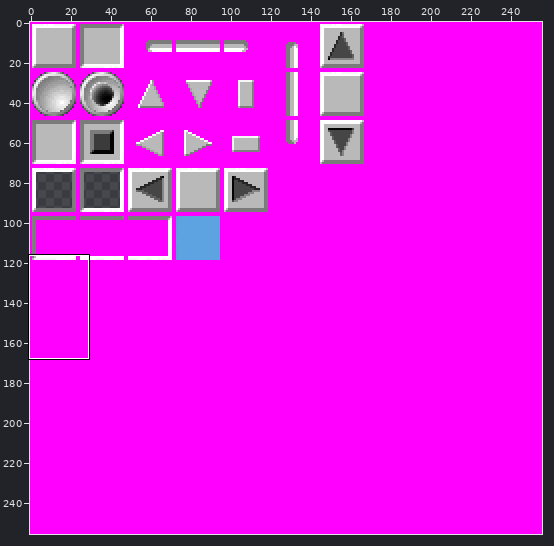
Two states of a sprite sheet, images/GuiDefaultTheme.png. The picture above shows the old version from afar; the outline marks the close-up.
Close-up. Earlier state:
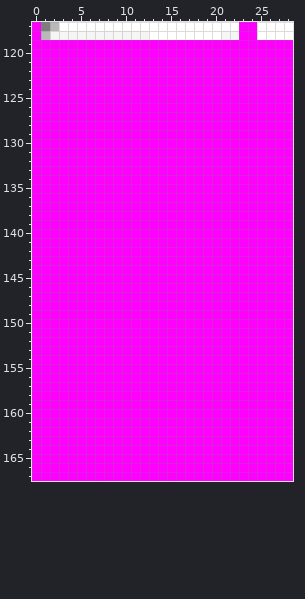
The file is 256x256 pixels. Pixels under 10% opacity are left out. Colours within 5 levels of each other are drawn and written as one. Shown: x 0..28, y 117..167.
New version:
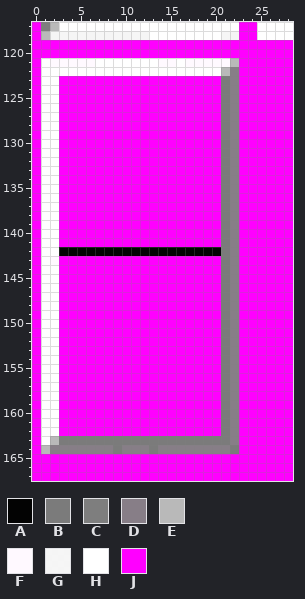
Palette (. is transparent): A #030303  B #7b7b7b  C #808080f6  D #877e87  E #b9b9b9  F #fff9ff  G #fffffff2  H #ffffff  J #ff00ff
Log entry: Gui con Frame Buffer inacabado.
Change:
Changed rows in their new state; - is an unchanged pixel.
first column x 1:
121 HFFFFFHHHHHHHFFHFFFFFE
122 HHHHHHHHHHHHHHHHHHHHED
123 HH------------------BD
124 HH------------------BD
125 HH------------------BD
126 HH------------------BD
127 HH------------------BD
128 HH------------------BD
129 HH------------------BD
130 HH------------------BD
131 HH------------------BD
132 HH------------------BD
133 HH------------------BD
134 HH------------------BD
135 HH------------------BD
136 HH------------------BD
137 HH------------------BD
138 HH------------------BD
139 HH------------------BD
140 HH------------------BD
141 HH------------------BD
142 HHAAAAAAAAAAAAAAAAAABD
143 HF------------------BD
144 HH------------------BD
145 HH------------------BD
146 HH------------------BD
147 HH------------------BD
148 HH------------------BD
149 HH------------------BD
150 HH------------------BD
151 HH------------------BD
152 HH------------------BD
153 HH------------------BD
154 HH------------------BD
155 HH------------------BD
156 HH------------------BD
157 HH------------------BD
158 HH------------------BD
159 HH------------------BD
160 HH------------------BD
161 HH------------------BD
162 HH------------------BD
163 HEBBBBBBBBBBBBBBBBBBBD
164 EDDDDDDDBDDDBDDDDDDDDB
